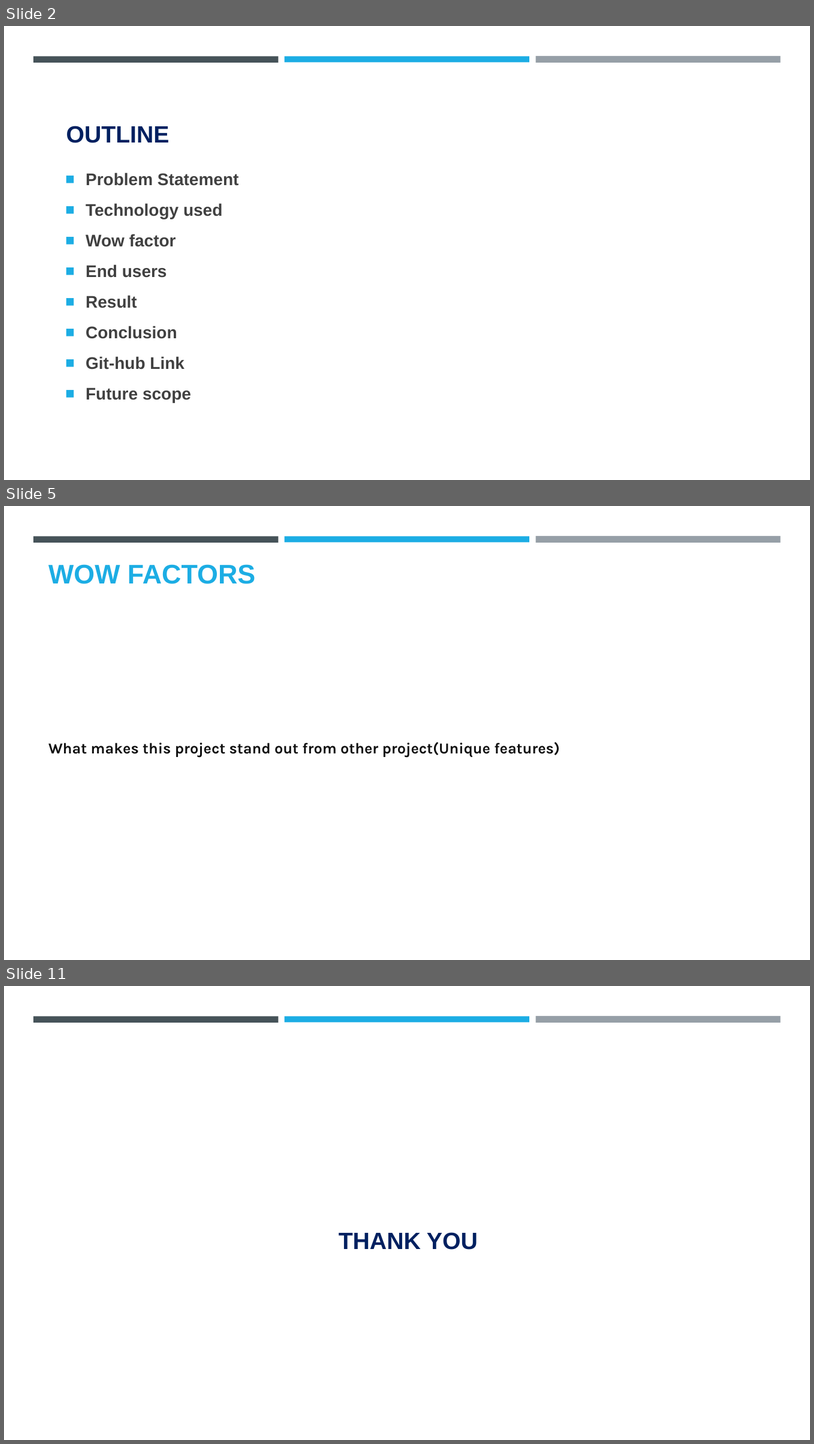
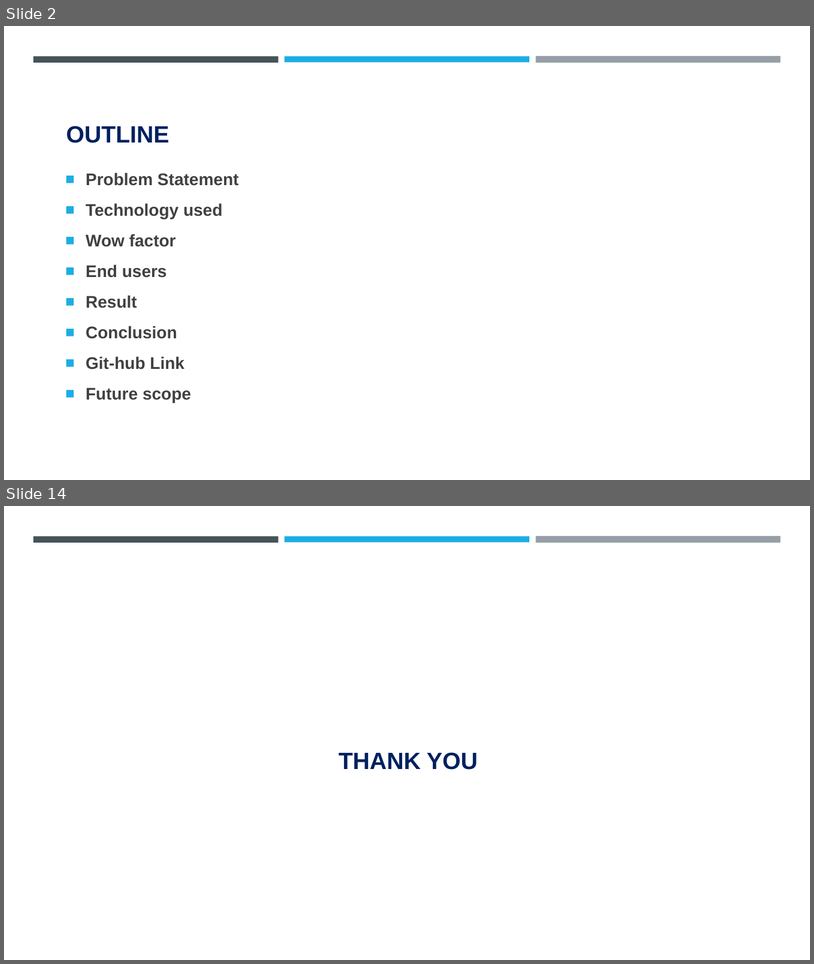
Before and after one commit to AniketDohale/Steganography, a slide deck: AICTE PPT Template.pptx. Shown one above the other, each under a label of ours: slides 2, 5 and 11 before the commit, slides 2 and 14 after it; the slides between them are not shown. The pictures are 814x1444 and 814x964 pixels, drawn with LibreOffice and Linux fonts; fonts in the diff are those of the drawing; background and template pictures are left out. Boxes give left, top, right and bottom in pixels: in the first picture for what was removed or moved away, otherwise in the second. Text is boxed around its words. In the diff, an @@ line names an element or a change of style, - is before the commit and + after.

```diff
--- a/AICTE PPT Template.pptx
+++ b/AICTE PPT Template.pptx
@@ slide 5 removed at [4, 506, 810, 960], background #FFFFFF; not listed: 3 template elements that a slide beside it also shows @@
@@ title removed at [48, 564, 255, 584] @@
-WOW FACTORS
@@ text removed at [48, 742, 560, 757] @@
-What makes this project stand out from other project(Unique features)
@@ what was slide 11 is now slide 14 @@
```
Also in this commit, not shown: 1 slide changed, 10 slides added, 6 other slides removed, 5 other files.
